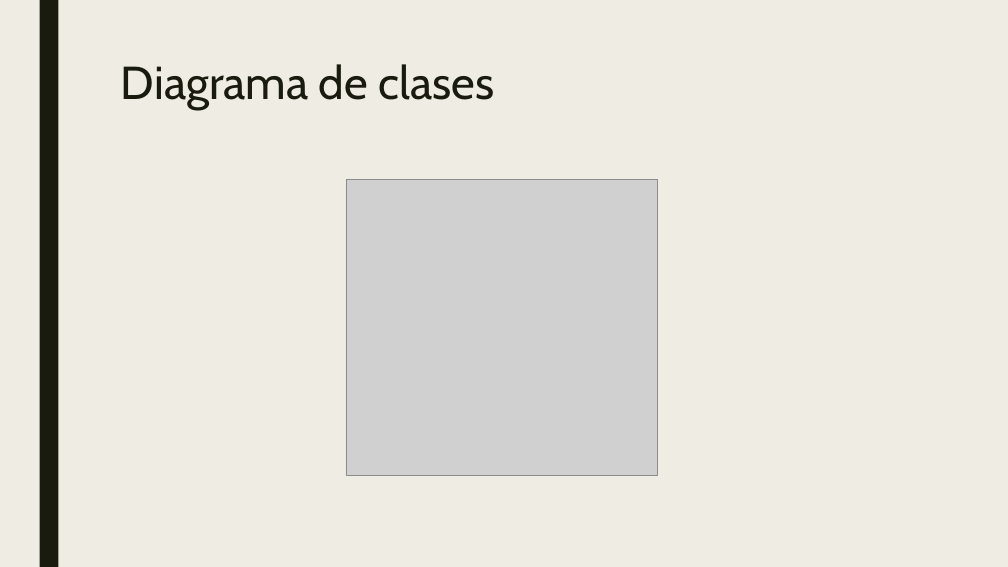
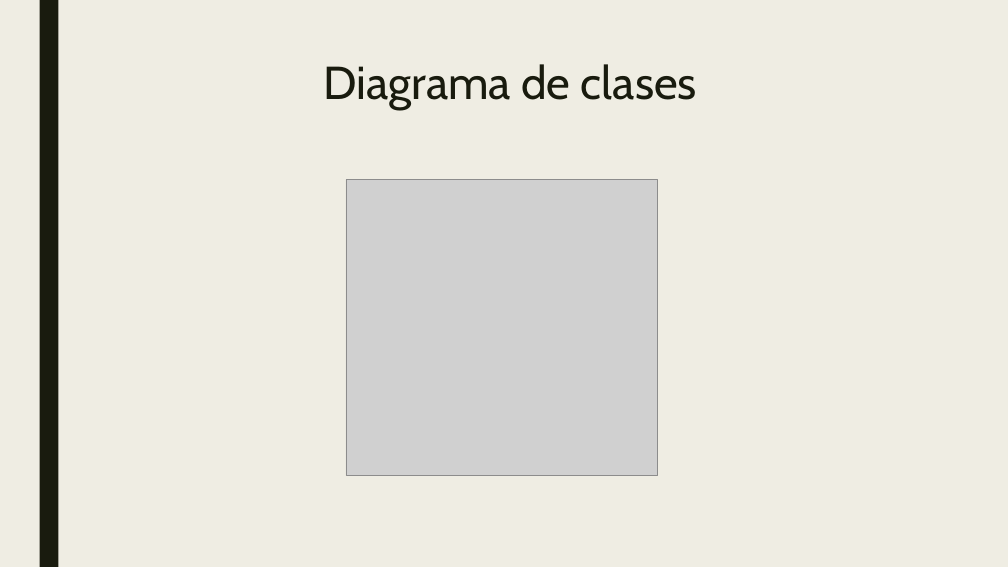
Before and after one commit to RafaManzano/1DAM18-19, a slide deck: slide 6 of EjerciciosClases/FICHEROS/PROYECTO/Proyectos.pptx. Drawn at 1008x567 pixels with LibreOffice and Linux fonts; fonts in the diff are those of the drawing; grey boxes stand for pictures. Boxes give left, top, right and bottom in pixels: in the first picture for what was removed or moved away, otherwise in the second. Text is boxed around its words. In the diff, an @@ line names an element or a change of style, - is before the commit and + after.

```diff
--- a/EjerciciosClases/FICHEROS/PROYECTO/Proyectos.pptx
+++ b/EjerciciosClases/FICHEROS/PROYECTO/Proyectos.pptx
@@ title "Diagrama de clases" at (323,64,697,110): alignment left to centre @@
```
Also in this commit, not shown: 5 other slides changed, 1 slide added, 15 other files.
